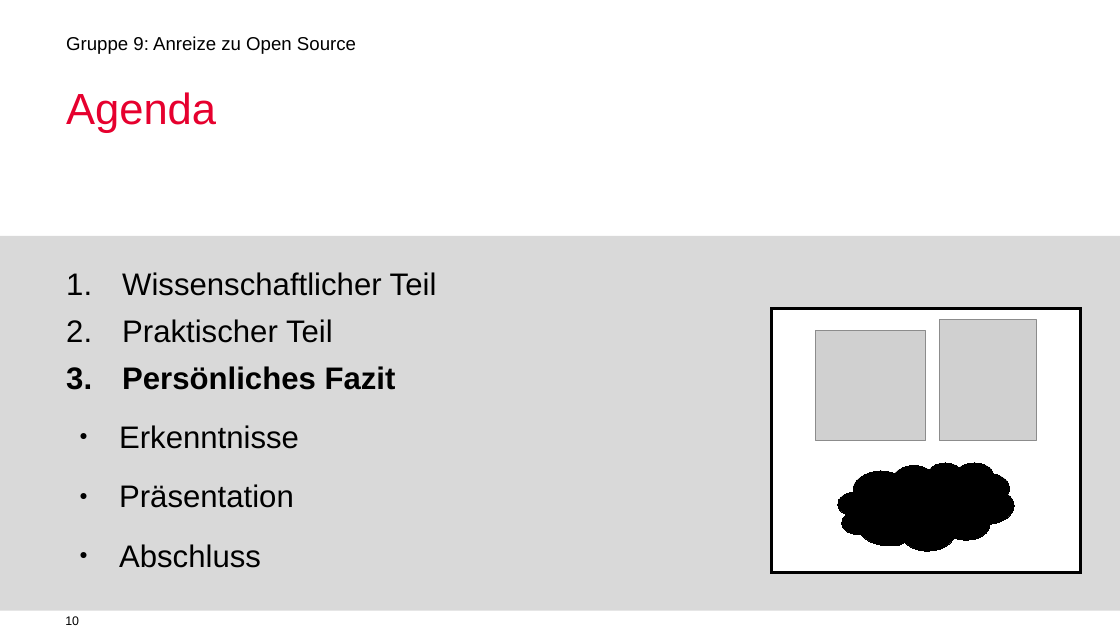
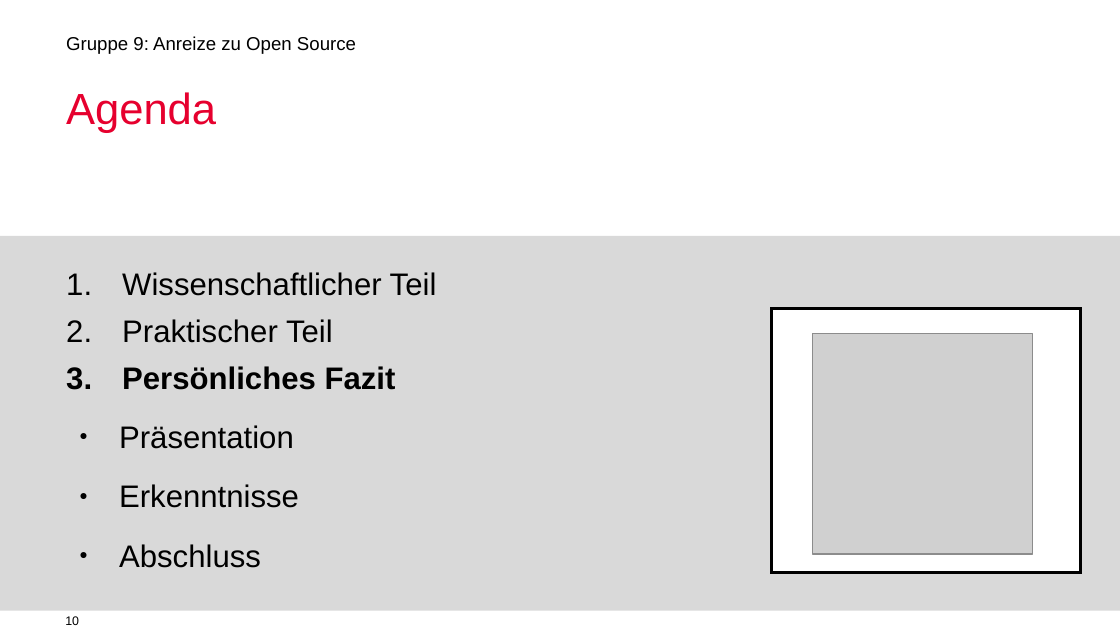
Before and after one commit to mauriziopiu/anreize_zu_open_source, a slide deck: slide 10 of OSS_Prasentation_open.odp. Drawn at 1120x630 pixels with LibreOffice and Linux fonts; fonts in the diff are those of the drawing; grey boxes stand for pictures; background and template pictures are left out. Boxes give left, top, right and bottom in pixels: in the first picture for what was removed or moved away, otherwise in the second. Text is boxed around its words. In the diff, an @@ line names an element or a change of style, - is before the commit and + after.

```diff
--- a/OSS_Prasentation_open.odp
+++ b/OSS_Prasentation_open.odp
@@ picture removed at (x1=940, y1=319, x2=1037, y2=440) @@
@@ picture resized from (x1=815, y1=330, x2=925, y2=440) to (x1=812, y1=334, x2=1033, y2=554) @@
@@ text at (x1=119, y1=425, x2=294, y2=449): paragraph added @@
+● Präsentation
@@ freeform shape removed at (x1=838, y1=463, x2=1014, y2=551) @@
@@ text at (x1=119, y1=484, x2=294, y2=508): paragraph removed @@
-● Präsentation
```
Also in this commit, not shown: 3 other slides changed, 1 slide removed.
